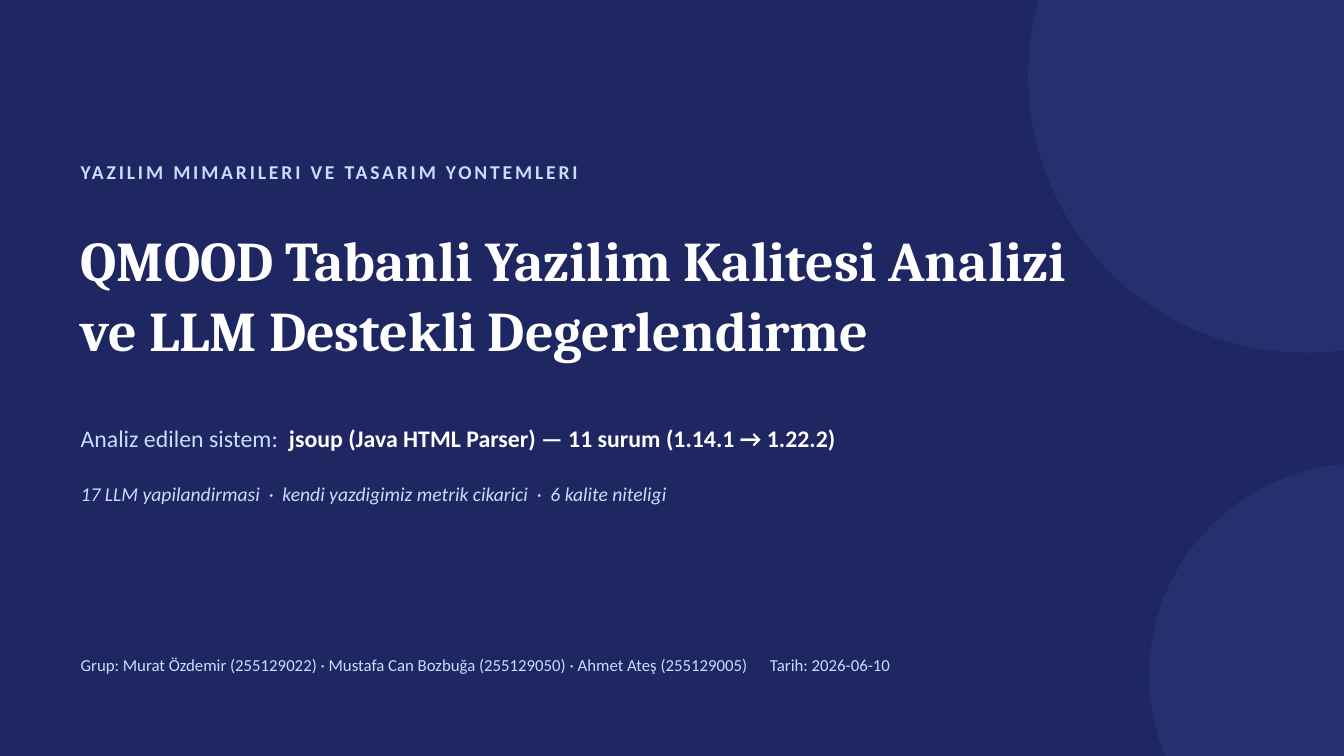
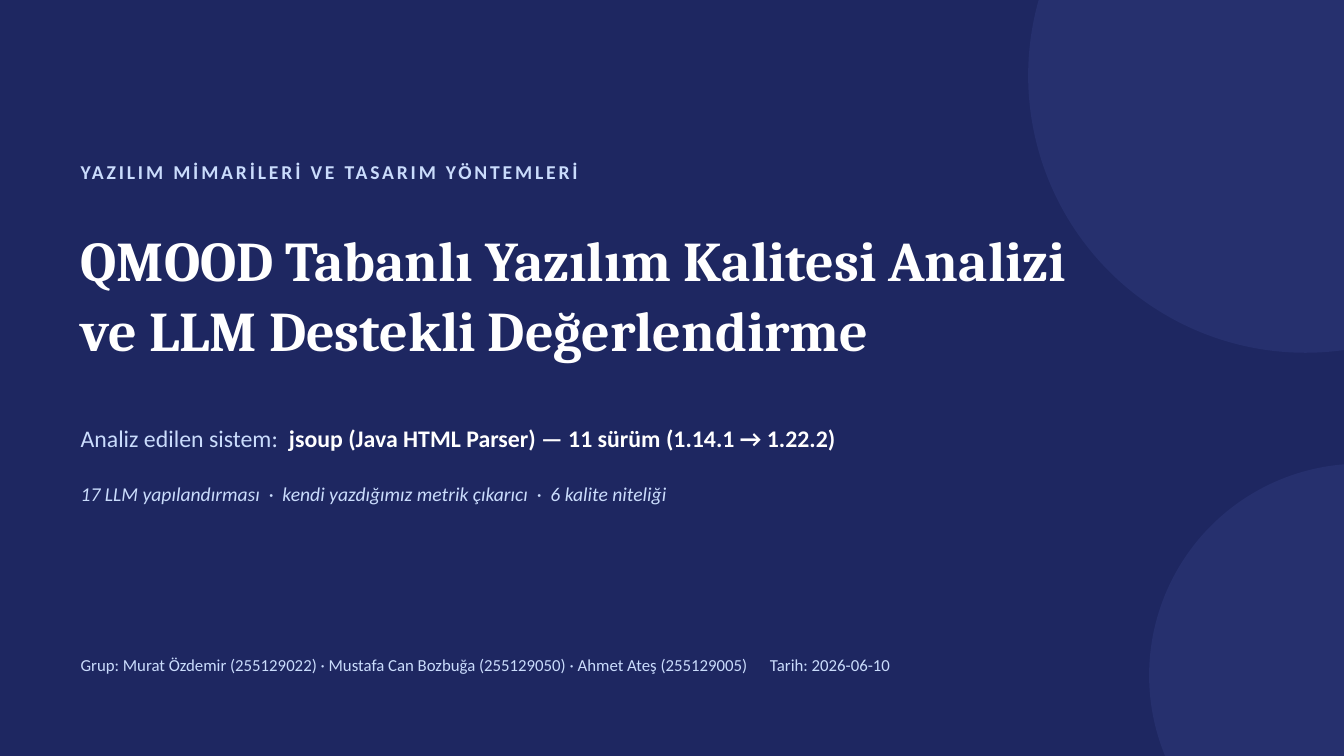
Before and after one commit to murozdemiir/qmood-jsoup-analizi, a slide deck: slide 1 of report/QMOOD_jsoup_sunum.pptx. Drawn at 1344x756 pixels with LibreOffice and Linux fonts; fonts in the diff are those of the drawing. Boxes give left, top, right and bottom in pixels: in the first picture for what was removed or moved away, otherwise in the second. Text is boxed around its words. In the diff, an @@ line names an element or a change of style, - is before the commit and + after.

```diff
--- a/report/QMOOD_jsoup_sunum.pptx
+++ b/report/QMOOD_jsoup_sunum.pptx
@@ text at (81,151,1190,192): text changed @@
-YAZILIM MIMARILERI VE TASARIM YONTEMLERI
+YAZILIM MİMARİLERİ VE TASARIM YÖNTEMLERİ
@@ text at (81,242,1066,364): text changed @@
-QMOOD Tabanli Yazilim Kalitesi Analizi
-ve LLM Destekli Degerlendirme
+QMOOD Tabanlı Yazılım Kalitesi Analizi
+ve LLM Destekli Değerlendirme
@@ text at (81,429,835,451): text changed @@
-Analiz edilen sistem: jsoup (Java HTML Parser) — 11 surum (1.14.1 → 1.22.2)
+Analiz edilen sistem: jsoup (Java HTML Parser) — 11 sürüm (1.14.1 → 1.22.2)
@@ text at (81,487,666,505): text changed @@
-17 LLM yapilandirmasi · kendi yazdigimiz metrik cikarici · 6 kalite niteligi
+17 LLM yapılandırması · kendi yazdığımız metrik çıkarıcı · 6 kalite niteliği
```
Also in this commit, not shown: 12 other slides changed, 3 other files.
